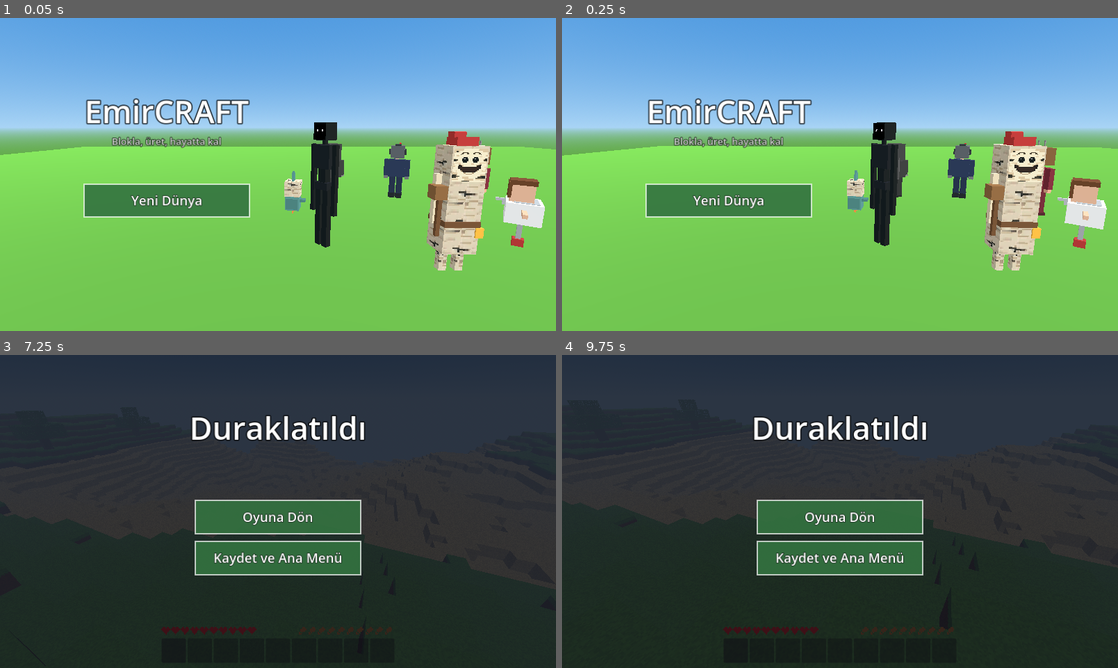
Above: before the commit, frames 1-4 (two rows, left to right).
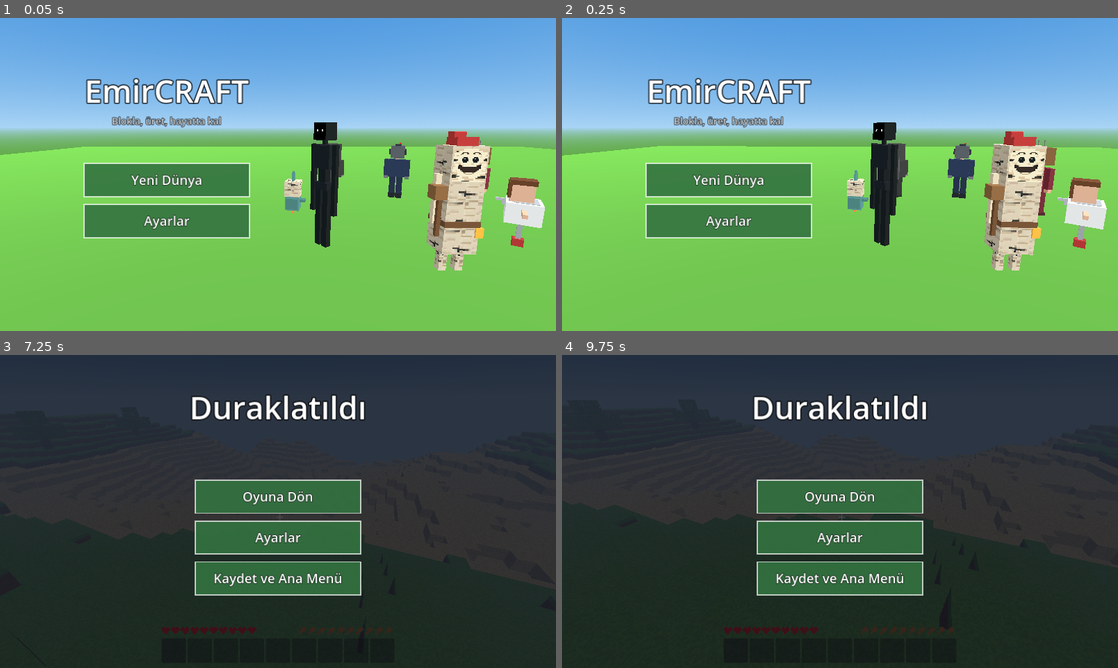
Above: after the commit, the same moments.

Repository: exposhoes/test-project
Game: Godot game, scene res://scenes/menu.tscn
The game is run twice, just before and just after one commit, with the same random seed, the same clock (stepped at 60 frames per second) and the same inputs.
Inputs (mouse positions are in pixels of both pictures, inside the frame that each line leads up to):
- Up to frame 1 (0.05 s): no input
- Up to frame 2 (0.25 s): no input
- Up to frame 3 (7.25 s): tap Enter at 0.5 s; move the mouse to (250, 574) at 0.52 s; hold W 0.53-1.25 s; tap E at 0.6, 3.6 s; click (250, 574) at 0.67 s; tap Space at 0.77, 3.77 s; drag from (444, 558) to (250, 574) at 1.27 s; move the mouse to (111, 464) at 2.02 s; hold A 2.03-2.75 s; tap 1 at 2.1, 5.1, 6.6 s; click (111, 464) at 2.17 s; drag from (305, 511) to (111, 464) at 2.77 s; move the mouse to (194, 433) at 3.52 s; hold S 3.53-4.25 s; click (194, 433) at 3.67 s; drag from (400, 495) to (194, 433) at 4.27 s; move the mouse to (166, 527) at 5.02 s; hold W 5.03-5.75 s; click (166, 527) at 5.17 s; drag from (333, 442) to (166, 527) at 5.77 s; move the mouse to (272, 517) at 6.52 s; hold W (move_forward) from 6.53 s (still down); click (272, 517) at 6.67 s; tap Space (jump) at 6.77 s; tap Escape (pause) at 7.15 s
- Up to frame 4 (9.75 s): release W (move_forward) at 7.25 s; drag from (1006, 558) to (812, 574) at 7.27 s; tap Space (jump) at 8, 9.5 s; move the mouse to (673, 464) at 8.02 s; press the mouse at (673, 464) at 8.03 s; hold S (move_back) 8.03-8.75 s; release the mouse at (673, 464) at 8.75 s; tap Enter at 8.75 s; drag from (867, 511) to (673, 464) at 8.77 s; move the mouse to (756, 433) at 9.52 s; hold W (move_forward) from 9.53 s (still down); tap P at 9.6 s; click (756, 433) at 9.67 s

The runs differ from the first frame. In frame 1, 8.5% of the frame differs, in the area x 15-45%, y 19-71%; in frame 2, 8.5%; in frame 3, 9.4%; in frame 4, 9.4%, in the area x 34-66%, y 12-77%.

Commit message:
feat: ayarlar menüsü (bakış hızı, görüş mesafesi)
Ana menüde ve duraklatma menüsünde Ayarlar: bakış hızı 0,5x-2x,
görüş mesafesi 2-8 chunk (sis de ona göre). user://settings.cfg'ye kaydedilir.

Task: docs/PLAN.md madde 8 (ayarlar)

Co-Authored-By: Claude Opus 5.5 (1M context) <noreply@anthropic.com>
Claude-Session: https://claude.ai/code/session_01KRhNwPxmVH81aTY9jHD8HA

Diff:
--- a/scripts/main.gd
+++ b/scripts/main.gd
@@ -33,6 +33,8 @@
 	elif save_path != "":
 		# Yeni dünya: her seferinde farklı arazi. Testler sabit tohumla çalışır.
 		world.world_seed = randi()
+	Settings.ensure_loaded()
+	world.render_distance = Settings.view_distance
 	_setup_environment()
 
 	world.name = "World"
@@ -49,6 +51,13 @@
 	if not save.is_empty():
 		SaveGame.apply_player(save, player)
 		hud.toast("Kaldığın yerden devam")
+
+
+## Ayarlar menüsünde değişen görüş mesafesini ve sisi uygular.
+func apply_settings() -> void:
+	if world.render_distance != Settings.view_distance:
+		world.set_render_distance(Settings.view_distance)
+	_environment.fog_density = Settings.fog_density()
 
 
 ## Kaydedip ana menüye döner.
@@ -140,7 +149,7 @@
 	_environment.ambient_light_source = Environment.AMBIENT_SOURCE_COLOR
 	_environment.ambient_light_color = Color.WHITE
 	_environment.fog_enabled = true
-	_environment.fog_density = 0.012
+	_environment.fog_density = Settings.fog_density()
 	_environment.fog_sky_affect = 0.0
 	var we := WorldEnvironment.new()
 	we.environment = _environment
--- a/scripts/player/player.gd
+++ b/scripts/player/player.gd
@@ -69,7 +69,7 @@
 
 func _unhandled_input(event: InputEvent) -> void:
 	if event is InputEventMouseMotion and Input.mouse_mode == Input.MOUSE_MODE_CAPTURED:
-		_look(event.relative * MOUSE_SENSITIVITY)
+		_look(event.relative * MOUSE_SENSITIVITY * Settings.look_speed)
 	elif event is InputEventMouseButton and event.pressed and Input.mouse_mode != Input.MOUSE_MODE_CAPTURED:
 		if not DisplayServer.is_touchscreen_available():
 			Input.mouse_mode = Input.MOUSE_MODE_CAPTURED
@@ -88,7 +88,7 @@
 
 	var menu := hud != null and hud.is_menu_open()
 	if hud and not menu:
-		_look(hud.touch.consume_look_delta() * TOUCH_SENSITIVITY)
+		_look(hud.touch.consume_look_delta() * TOUCH_SENSITIVITY * Settings.look_speed)
 
 	var input := Vector2.ZERO
 	if not menu:
--- /dev/null
+++ b/scripts/settings.gd
@@ -0,0 +1,82 @@
+class_name Settings
+extends RefCounted
+## Oyuncu ayarları: bakış hızı ve görüş mesafesi. user://settings.cfg dosyasında saklanır.
+
+const DEFAULT_PATH := "user://settings.cfg"
+## Seçilebilir bakış hızı çarpanları.
+const LOOK_SPEEDS := [0.5, 0.75, 1.0, 1.25, 1.5, 2.0]
+## Seçilebilir görüş mesafeleri (chunk) ve adları. Uzak görüş eski telefonları yavaşlatabilir.
+const VIEW_DISTANCES := [2, 3, 4, 6, 8]
+const VIEW_NAMES := ["Çok yakın", "Yakın", "Orta", "Uzak", "Çok uzak"]
+## Fog yoğunluğu bu mesafeye göre ayarlanır: uzak görüşte sis de uzaklaşır.
+const BASE_FOG := 0.012
+const BASE_VIEW := 4
+
+## Boş yol kaydetmeyi kapatır (testler).
+static var path := DEFAULT_PATH
+static var look_speed := 1.0
+static var view_distance := BASE_VIEW
+static var _loaded := false
+
+
+static func ensure_loaded() -> void:
+	if _loaded:
+		return
+	_loaded = true
+	if path == "":
+		return
+	var cfg := ConfigFile.new()
+	if cfg.load(path) != OK:
+		return
+	look_speed = cfg.get_value("controls", "look_speed", look_speed)
+	view_distance = cfg.get_value("graphics", "view_distance", view_distance)
+
+
+static func save() -> void:
+	if path == "":
+		return
+	var cfg := ConfigFile.new()
+	cfg.set_value("controls", "look_speed", look_speed)
+	cfg.set_value("graphics", "view_distance", view_distance)
+	cfg.save(path)
+
+
+## Sıradaki bakış hızına geçer (sondan başa döner) ve kaydeder.
+static func cycle_look_speed() -> void:
+	look_speed = _next(LOOK_SPEEDS, look_speed)
+	save()
+
+
+## Sıradaki görüş mesafesine geçer (sondan başa döner) ve kaydeder.
+static func cycle_view_distance() -> void:
+	view_distance = _next(VIEW_DISTANCES, view_distance)
+	save()
+
+
+static func view_name() -> String:
+	var i := VIEW_DISTANCES.find(view_distance)
+	return VIEW_NAMES[i] if i != -1 else "%d" % view_distance
+
+
+static func fog_density() -> float:
+	return BASE_FOG * BASE_VIEW / view_distance
+
+
+## Ayarlar menüsünün düğmeleri. changed: bir ayar değişince (menüyü yenilemek için),
+## back: Geri düğmesi.
+static func menu_buttons(changed: Callable, back: Callable) -> Array:
+	ensure_loaded()
+	return [
+		{"label": "Bakış hızı: %sx" % str(look_speed).replace(".", ","), "action": func() -> void:
+			cycle_look_speed()
+			changed.call()},
+		{"label": "Görüş: %s" % view_name(), "action": func() -> void:
+			cycle_view_distance()
+			changed.call()},
+		{"label": "Geri", "action": back},
+	]
+
+
+static func _next(values: Array, current) -> Variant:
+	var i := values.find(current)
+	return values[(i + 1) % values.size()]
--- a/scripts/ui/hud.gd
+++ b/scripts/ui/hud.gd
@@ -120,12 +120,8 @@
 	root.move_child(_toast, -1)
 	player.inventory.changed.connect(_inventory_screen.queue_redraw)
 
-	_pause_menu.title = "Duraklatıldı"
 	_pause_menu.visible = false
-	_pause_menu.set_buttons([
-		{"label": "Oyuna Dön", "action": close_pause},
-		{"label": "Kaydet ve Ana Menü", "action": func() -> void: get_parent().quit_to_menu()},
-	])
+	_show_pause_buttons()
 	root.add_child(_pause_menu)
 	# Oyun duraklatılınca arayüz çalışmaya devam etsin.
 	process_mode = Node.PROCESS_MODE_ALWAYS
@@ -177,6 +173,22 @@
 	return _inventory_screen.visible or _death_screen.visible or _pause_menu.visible
 
 
+func _show_pause_buttons() -> void:
+	_pause_menu.title = "Duraklatıldı"
+	_pause_menu.set_buttons([
+		{"label": "Oyuna Dön", "action": close_pause},
+		{"label": "Ayarlar", "action": _show_settings},
+		{"label": "Kaydet ve Ana Menü", "action": func() -> void: get_parent().quit_to_menu()},
+	])
+
+
+func _show_settings() -> void:
+	_pause_menu.title = "Ayarlar"
+	_pause_menu.set_buttons(Settings.menu_buttons(func() -> void:
+		get_parent().apply_settings()
+		_show_settings(), _show_pause_buttons))
+
+
 func open_pause() -> void:
 	close_inventory()
 	touch.release_all()
@@ -188,6 +200,7 @@
 
 func close_pause() -> void:
 	_pause_menu.visible = false
+	_show_pause_buttons()
 	get_tree().paused = false
 	touch.visible = DisplayServer.is_touchscreen_available() or OS.has_feature("mobile")
 
--- a/scripts/ui/main_menu.gd
+++ b/scripts/ui/main_menu.gd
@@ -8,6 +8,7 @@
 var _camera := Camera3D.new()
 var _angle := 0.0
 var _confirm_new := false
+var _settings := false
 
 
 func _ready() -> void:
@@ -25,7 +26,12 @@
 func _refresh() -> void:
 	var has_save := FileAccess.file_exists(SaveGame.DEFAULT_PATH)
 	var buttons := []
-	if _confirm_new:
+	if _settings:
+		_panel.subtitle = "Ayarlar"
+		buttons = Settings.menu_buttons(_refresh, func() -> void:
+			_settings = false
+			_refresh())
+	elif _confirm_new:
 		_panel.subtitle = "Eski dünya silinecek. Emin misin?"
 		buttons.append({"label": "Evet, yeni dünya", "action": _new_world, "style": "danger"})
 		buttons.append({"label": "Vazgeç", "action": func() -> void:
@@ -36,6 +42,9 @@
 		if has_save:
 			buttons.append({"label": "Devam Et", "action": _continue})
 		buttons.append({"label": "Yeni Dünya", "action": _ask_new_world if has_save else _new_world})
+		buttons.append({"label": "Ayarlar", "action": func() -> void:
+			_settings = true
+			_refresh()})
 	_panel.set_buttons(buttons)
 
 
--- a/scripts/world/world.gd
+++ b/scripts/world/world.gd
@@ -84,6 +84,12 @@
 
 
 ## Oyuncu konumunu bildirir; chunk yükleme sırasını yeniler.
+## Görüş mesafesini değiştirir; chunk'lar bir sonraki update_center'da yeniden seçilir.
+func set_render_distance(d: int) -> void:
+	render_distance = d
+	_center = Vector2i(2147483647, 0)
+
+
 func update_center(pos: Vector3) -> void:
 	var c := chunk_coord(Vector3i(pos.floor()))
 	if c == _center:
--- a/tests/smoke_test.gd
+++ b/tests/smoke_test.gd
@@ -10,6 +10,7 @@
 
 func _initialize() -> void:
 	var main: Node = load("res://scenes/main.tscn").instantiate()
+	Settings.path = ""
 	main.save_path = ""
 	root.add_child(main)
 	var player: Player = main.player
@@ -183,6 +184,19 @@
 	# Duraklatma ve ana menü.
 	player.hud.open_pause()
 	_check(paused and player.hud.is_menu_open(), "duraklatınca oyun durmalı")
+	player.hud._show_settings()
+	var settings_buttons := player.hud._pause_menu._buttons
+	_check(settings_buttons.size() == 3, "ayarlar menüsünde 3 düğme olmalı")
+	var speed := Settings.look_speed
+	settings_buttons[0]["action"].call()
+	_check(Settings.look_speed != speed, "bakış hızı değişmeli")
+	settings_buttons = player.hud._pause_menu._buttons
+	settings_buttons[1]["action"].call()
+	_check(world.render_distance == Settings.view_distance and Settings.view_distance == 6, "görüş mesafesi dünyaya uygulanmalı (%d)" % world.render_distance)
+	Settings.view_distance = Settings.BASE_VIEW
+	main.apply_settings()
+	player.hud._pause_menu._buttons[2]["action"].call()
+	_check(player.hud._pause_menu.title == "Duraklatıldı", "Geri ile duraklatma menüsüne dönülmeli")
 	player.hud.close_pause()
 	_check(not paused, "devam edince oyun sürmeli")
 	var menu: Node = load("res://scenes/menu.tscn").instantiate()
Binary file added: production/qa/evidence/ayarlar.png
Not shown, changed: docs/PLAN.md
